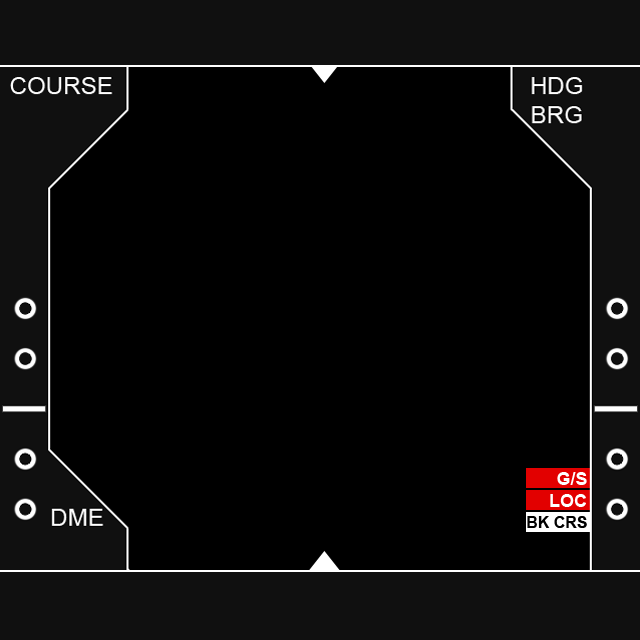
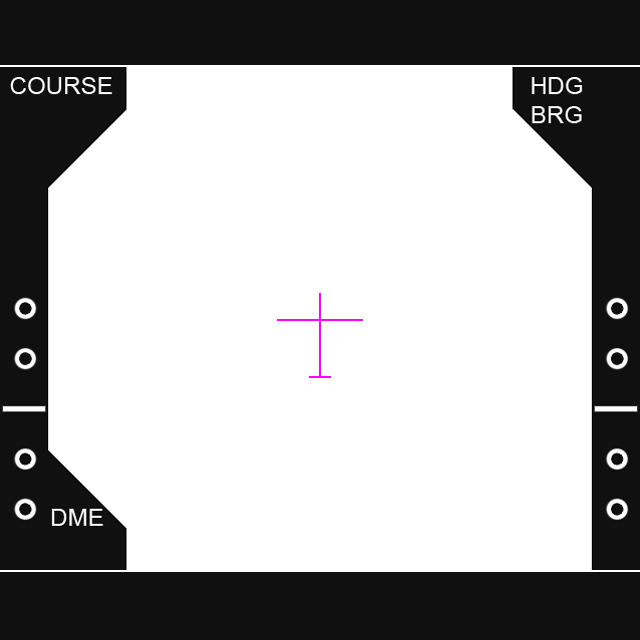
Before/after of a (640, 640) layered artwork. What changed in the layer stack:
added layer "middleParts" above "overlay" over [277, 76, 363, 378]
painted on "overlay" over [303, 67, 341, 570]
hid "Layer 6" over [526, 468, 590, 528]
hid "Layer 3" over [50, 67, 590, 570]
